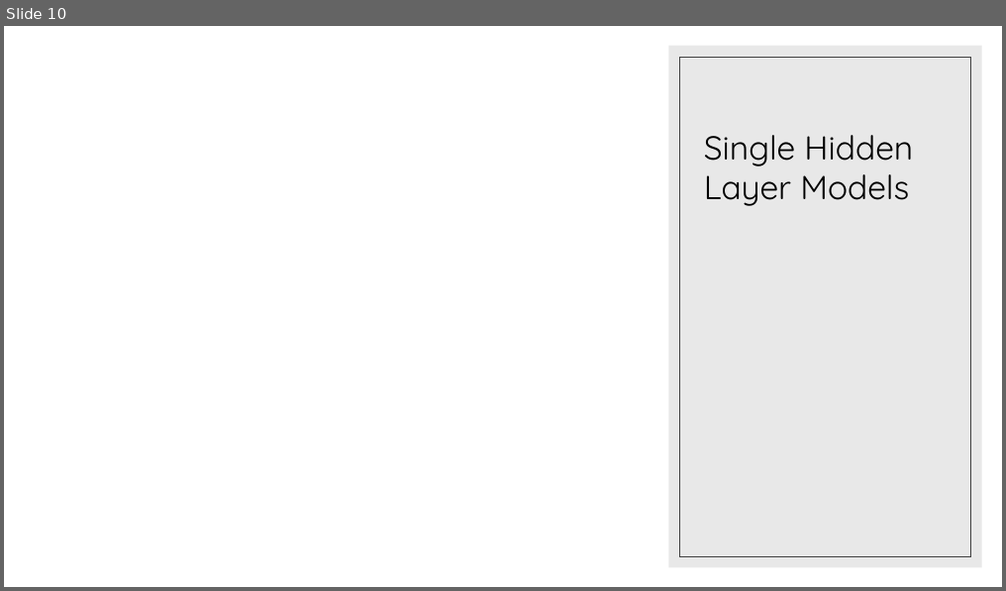
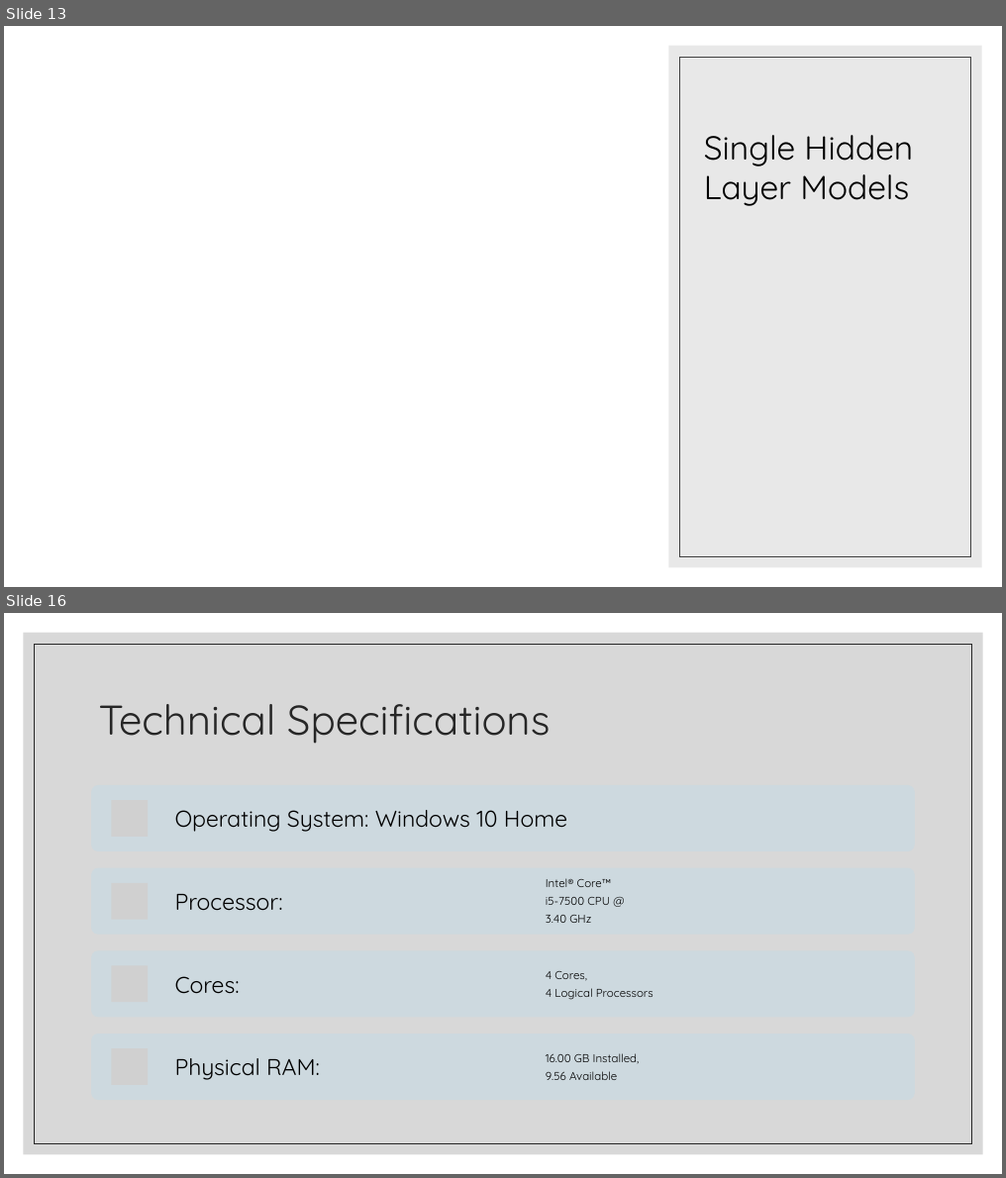
Before and after one commit to landonbuell/Convolutional-Neural-Networks, a slide deck: Presentations/09_04_2020/Modeling Attack Functions.pptx. Shown one above the other, each under a label of ours: slide 10 before the commit, slides 13 and 16 after it; the slides between them are not shown. The pictures are 1006x591 and 1006x1178 pixels, drawn with LibreOffice and Linux fonts; fonts in the diff are those of the drawing; grey boxes stand for pictures. Boxes give left, top, right and bottom in pixels: in the first picture for what was removed or moved away, otherwise in the second. Text is boxed around its words. In the diff, an @@ line names an element or a change of style, - is before the commit and + after.

```diff
--- a/Presentations/09_04_2020/Modeling Attack Functions.pptx
+++ b/Presentations/09_04_2020/Modeling Attack Functions.pptx
@@ slide 16 added at <box>4,613,1002,1174</box>, background #FFFFFF @@
@@ rectangle added at <box>24,633,983,1155</box>, fill #BFBFBF at 60% opacity @@
@@ rectangle added at <box>35,644,972,1144</box>, outline #262626 0.5 pt @@
@@ title added at <box>99,704,549,744</box>, 40 pt, text #262626 @@
+Technical Specifications
@@ group added at <box>91,785,915,1100</box>: 7 texts, 4 rounded rectangles, 4 pictures @@
+Operating System: Windows 10 Home
+Processor:
+Intel® Core™
+i5-7500 CPU @
+3.40 GHz
+Cores:
+4 Cores,
+4 Logical Processors
+Physical RAM:
+16.00 GB Installed,
+9.56 Available
@@ what was slide 10 is now slide 13 @@
```
Also in this commit, not shown: 1 slide changed, 5 other slides added, 5 other files.
